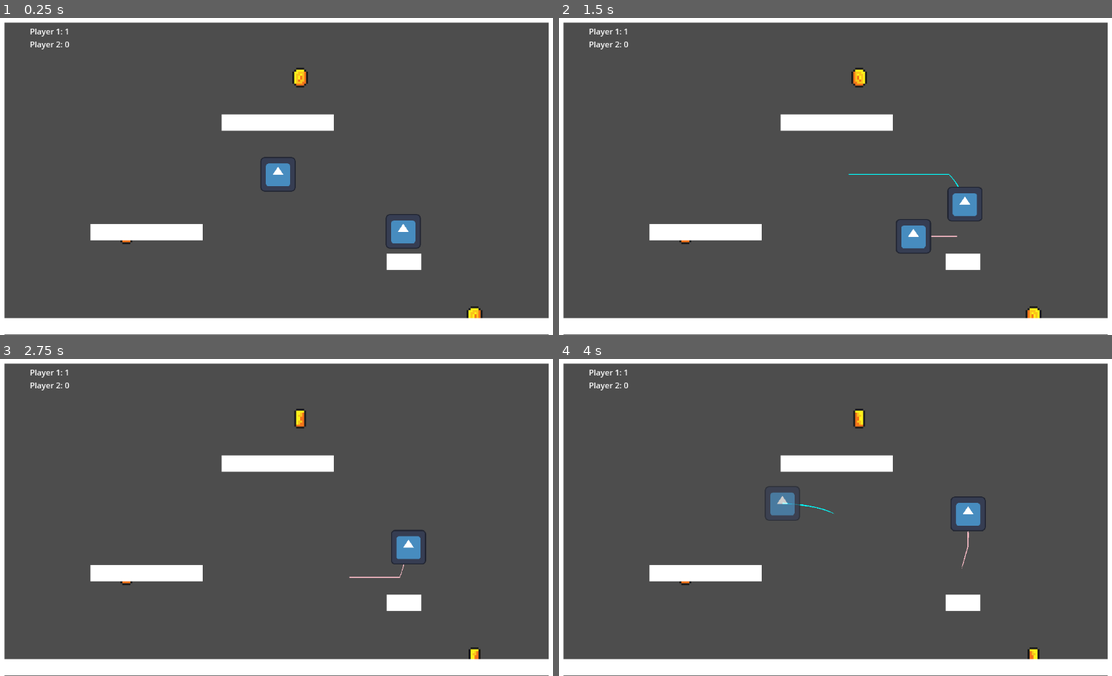
Above: before the commit, frames 1-4 (two rows, left to right).
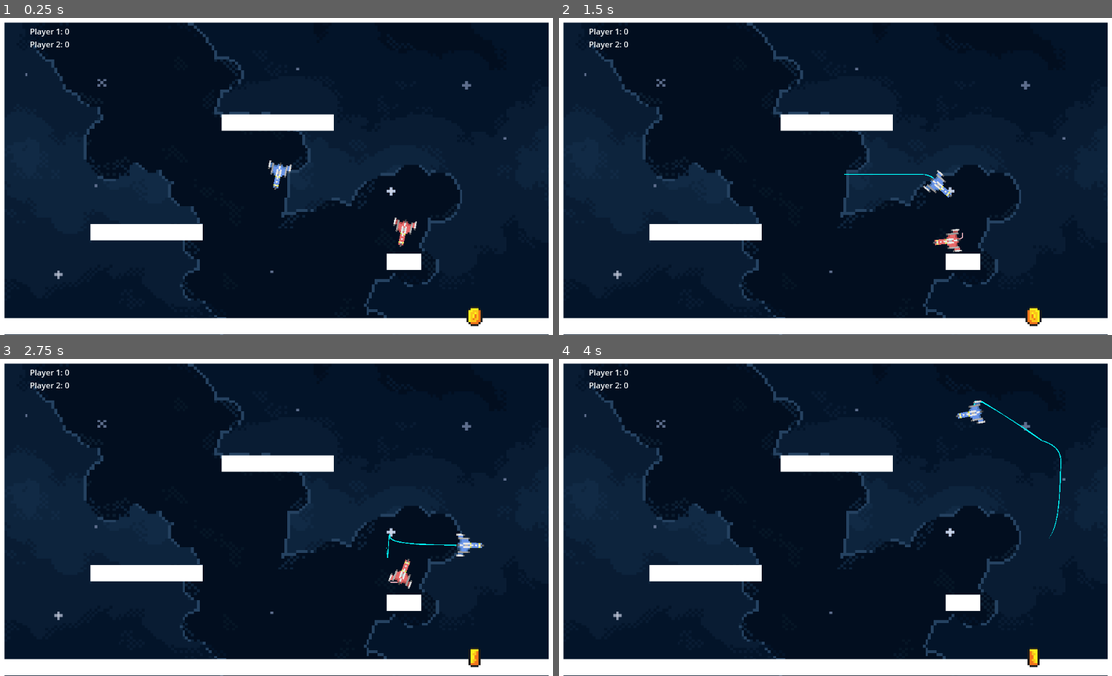
Above: after the commit, the same moments.

Repository: reniby/catfight
Game: Godot game, scene res://scenes/catfight.tscn
The game is run twice, just before and just after one commit, with the same random seed, the same clock (stepped at 60 frames per second) and the same inputs. The engine's default icon, where the game draws it, is replaced by a stand-in: a white triangle on a blue panel in a dark square.
Inputs:
- Up to frame 1 (0.25 s): no input
- Up to frame 2 (1.5 s): hold Right (right_p1) 0.53-1.28 s; tap S (down_p2) at 0.6 s; tap A (left_p2) at 0.8, 1.35 s; hold Down (down_p1) from 1.28 s (still down)
- Up to frame 3 (2.75 s): tap D (right_p2) at 1.55, 2.1 s; release Down (down_p1) at 2.03 s; hold Right (right_p1) from 2.03 s (still down); tap W (up_p2) at 2.3 s
- Up to frame 4 (4 s): release Right (right_p1) at 2.78 s; hold Up (up_p1) 2.78-3.53 s; tap W (up_p2) at 2.85 s; tap Shift (dash_p1, bound only after the commit) at 3.05, 3.6 s; hold Left (left_p1) from 3.53 s (still down); tap Space (dash_p2, bound only after the commit) at 3.8 s

The runs differ from the first frame. In frame 1, 90% of the frame differs, in the area x 0-100%, y 1-100%; in frame 2, 90%; in frame 3, 90%; in frame 4, 90%.

Commit message:
sprites, dash, bounce

Diff:
--- a/project.godot
+++ b/project.godot
@@ -57,6 +57,16 @@
 "events": [Object(InputEventKey,"resource_local_to_scene":false,"resource_name":"","device":-1,"window_id":0,"alt_press …(195 unchanged characters)…
 ]
 }
+dash_p1={
+"deadzone": 0.5,
+"events": [Object(InputEventKey,"resource_local_to_scene":false,"resource_name":"","device":-1,"window_id":0,"alt_pressed":false,"shift_pressed":false,"ctrl_pressed":false,"meta_pressed":false,"pressed":false,"keycode":0,"physical_keycode":4194325,"key_label":0,"unicode":0,"location":0,"echo":false,"script":null)
+]
+}
+dash_p2={
+"deadzone": 0.5,
+"events": [Object(InputEventKey,"resource_local_to_scene":false,"resource_name":"","device":-1,"window_id":0,"alt_pressed":false,"shift_pressed":false,"ctrl_pressed":false,"meta_pressed":false,"pressed":false,"keycode":0,"physical_keycode":32,"key_label":0,"unicode":32,"location":0,"echo":false,"script":null)
+]
+}
 
 [rendering]
 
--- a/scenes/catfight.tscn
+++ b/scenes/catfight.tscn
@@ -1,25 +1,28 @@
-[gd_scene load_steps=6 format=3 uid="uid://bnycs8o7hatbv"]
+[gd_scene load_steps=7 format=3 uid="uid://bnycs8o7hatbv"]
 
 [ext_resource type="PackedScene" uid="uid://dicljeul2qf12" path="res://scenes/platform.tscn" id="1_ffnek"]
 [ext_resource type="Script" path="res://scripts/catfight.gd" id="1_rkgal"]
 [ext_resource type="PackedScene" uid="uid://dsxn5ou3e4h0t" path="res://scenes/player.tscn" id="1_whaxt"]
 [ext_resource type="Script" path="res://scripts/score.gd" id="4_tttqi"]
 [ext_resource type="PackedScene" uid="uid://cowem0i0pp2jf" path="res://scenes/coin.tscn" id="5_onvbn"]
+[ext_resource type="Texture2D" uid="uid://bjev2dtdustk6" path="res://space_art/Cosmic Background Outer Space.png" id="6_08qxj"]
 
 [node name="Catfight" type="Node2D"]
 script = ExtResource("1_rkgal")
 
+[node name="CosmicBackgroundOuterSpace" type="Sprite2D" parent="."]
+position = Vector2(-5.00001, -13)
+scale = Vector2(1.50349, 1.43464)
+texture = ExtResource("6_08qxj")
+
 [node name="Player" parent="." instance=ExtResource("1_whaxt")]
 position = Vector2(-6.10352e-05, 1.90735e-06)
 scale = Vector2(3.5, 3.5)
-player = 1
-color = "cyan"
 
 [node name="Player2" parent="." instance=ExtResource("1_whaxt")]
 position = Vector2(252, 115)
 scale = Vector2(3.5, 3.5)
-player = 2
-color = "pink"
+player = 1
 
 [node name="platforms" type="Node" parent="."]
 
@@ -53,15 +56,13 @@
 
 [node name="Camera2D" type="Camera2D" parent="."]
 
-[node name="Label" type="Label" parent="."]
+[node name="Score" type="Label" parent="."]
 offset_left = -500.0
 offset_top = -300.0
 offset_right = -460.0
 offset_bottom = -277.0
 script = ExtResource("4_tttqi")
 
-[node name="Coin2" parent="." instance=ExtResource("5_onvbn")]
+[node name="Coins" type="Node" parent="."]
 
-[node name="Coin3" parent="." instance=ExtResource("5_onvbn")]
-
-[node name="Coin" parent="." instance=ExtResource("5_onvbn")]
+[node name="Coin" parent="Coins" instance=ExtResource("5_onvbn")]
--- a/scenes/player.tscn
+++ b/scenes/player.tscn
@@ -1,10 +1,38 @@
-[gd_scene load_steps=5 format=3 uid="uid://dsxn5ou3e4h0t"]
+[gd_scene load_steps=8 format=3 uid="uid://dsxn5ou3e4h0t"]
 
 [ext_resource type="Script" path="res://scripts/player.gd" id="1_0pet2"]
-[ext_resource type="Texture2D" uid="uid://wmq22d4jtmld" path="res://icon.svg" id="1_ttfpu"]
+[ext_resource type="Texture2D" uid="uid://cd3jnc3q1k4d0" path="res://space_art/2D Spaceship Sprites.png" id="3_73y64"]
 [ext_resource type="PackedScene" uid="uid://dx3230llssqwf" path="res://scenes/trail.tscn" id="5_mmvgc"]
 
 [sub_resource type="RectangleShape2D" id="RectangleShape2D_3sflt"]
+size = Vector2(12, 14)
+
+[sub_resource type="AtlasTexture" id="AtlasTexture_eokdc"]
+atlas = ExtResource("3_73y64")
+region = Rect2(0, 20, 17, 20)
+
+[sub_resource type="AtlasTexture" id="AtlasTexture_npe43"]
+atlas = ExtResource("3_73y64")
+region = Rect2(0, 0, 17, 20)
+
+[sub_resource type="SpriteFrames" id="SpriteFrames_tt4e7"]
+animations = [{
+"frames": [{
+"duration": 1.0,
+"texture": SubResource("AtlasTexture_eokdc")
+}],
+"loop": true,
+"name": &"blue_idle",
+"speed": 5.0
+}, {
+"frames": [{
+"duration": 1.0,
+"texture": SubResource("AtlasTexture_npe43")
+}],
+"loop": true,
+"name": &"red_idle",
+"speed": 5.0
+}]
 
 [node name="CharacterBody2D" type="CharacterBody2D"]
 collision_layer = 6
@@ -12,24 +40,28 @@
 script = ExtResource("1_0pet2")
 
 [node name="CollisionShape2D" type="CollisionShape2D" parent="."]
+position = Vector2(0, -1)
 shape = SubResource("RectangleShape2D_3sflt")
-
-[node name="Icon" type="Sprite2D" parent="."]
-position = Vector2(-0.125, -2.38419e-07)
-scale = Vector2(0.158203, 0.15625)
-texture = ExtResource("1_ttfpu")
 
 [node name="Trail" parent="." instance=ExtResource("5_mmvgc")]
 position = Vector2(-77.5602, -0.511909)
 points = PackedVector2Array(77.5602, 1.51191)
 
-[node name="DeathTimer" type="Timer" parent="."]
+[node name="Anim" type="AnimatedSprite2D" parent="."]
+sprite_frames = SubResource("SpriteFrames_tt4e7")
+animation = &"red_idle"
+
+[node name="Timer" type="Node" parent="."]
+
+[node name="DeathTimer" type="Timer" parent="Timer"]
 wait_time = 2.0
 one_shot = true
 
-[node name="ITimer" type="Timer" parent="."]
+[node name="ITimer" type="Timer" parent="Timer"]
 wait_time = 2.0
 one_shot = true
 
-[connection signal="timeout" from="DeathTimer" to="." method="_on_death_timer_timeout"]
-[connection signal="timeout" from="ITimer" to="." method="_on_i_timer_timeout"]
+[node name="DashTimer" type="Timer" parent="Timer"]
+
+[connection signal="timeout" from="Timer/DeathTimer" to="." method="_on_death_timer_timeout"]
+[connection signal="timeout" from="Timer/ITimer" to="." method="_on_i_timer_timeout"]
--- a/scenes/tail.tscn
+++ /dev/null
@@ -1,11 +0,0 @@
-[gd_scene load_steps=3 format=3 uid="uid://btbfqgqnok8er"]
-
-[ext_resource type="Script" uid="uid://bn7gucdmf6kpv" path="res://scripts/tail.gd" id="1_8qncb"]
-[ext_resource type="PackedScene" uid="uid://sr5kfhl6c7yb" path="res://scenes/tail_part.tscn" id="2_np67f"]
-
-[node name="tail" type="Node2D"]
-script = ExtResource("1_8qncb")
-
-[node name="PinJoint2D" type="PinJoint2D" parent="."]
-
-[node name="TailPart" parent="." instance=ExtResource("2_np67f")]
--- a/scenes/tail_part.tscn
+++ /dev/null
@@ -1,22 +0,0 @@
-[gd_scene load_steps=3 format=3 uid="uid://sr5kfhl6c7yb"]
-
-[ext_resource type="Texture2D" uid="uid://wmq22d4jtmld" path="res://icon.svg" id="1_qfbnu"]
-
-[sub_resource type="CapsuleShape2D" id="CapsuleShape2D_4krhg"]
-radius = 57.6
-height = 120.0
-
-[node name="TailPart" type="RigidBody2D"]
-
-[node name="Sprite2D" type="Sprite2D" parent="."]
-position = Vector2(-2.38419e-07, 0)
-scale = Vector2(0.15625, 1)
-texture = ExtResource("1_qfbnu")
-
-[node name="CollisionShape2D" type="CollisionShape2D" parent="."]
-position = Vector2(-2.38419e-07, 0)
-scale = Vector2(0.15625, 1)
-shape = SubResource("CapsuleShape2D_4krhg")
-
-[node name="pivot" type="Node2D" parent="."]
-position = Vector2(2.08165e-12, 60)
--- a/scripts/player.gd
+++ b/scripts/player.gd
@@ -4,21 +4,46 @@
 const JUMP_VELOCITY = -800.0
 
 @export var player: int
-@export var color: String
-@onready var death_timer: Timer = $DeathTimer
-@onready var i_timer: Timer = $ITimer
+@onready var death_timer: Timer = $Timer/DeathTimer
+@onready var i_timer: Timer = $Timer/ITimer
 @onready var camera = $"../Camera2D"
-@onready var collision: CollisionShape2D = $CollisionShape2D
 @onready var score: int = 0
+@onready var anim: AnimatedSprite2D = $Anim
 
 var trail
+var x_facing = 0
+var y_facing = 0
+var character_skin = [{
+	"color": "cyan",
+	"anim": "blue_idle"
+},
+{
+	"color": "pink",
+	"anim": "red_idle"
+}]
+var character_input = [{
+	"up": "up_p1",
+	"down": "down_p1",
+	"left": "left_p1",
+	"right": "right_p1",
+	"dash": "dash_p2"
+},
+{
+	"up": "up_p2",
+	"down": "down_p2",
+	"left": "left_p2",
+	"right": "right_p2",
+	"dash": "dash_p1"
+}
+]
 
 # Get the gravity from the project settings to be synced with RigidBody nodes.
 var gravity = ProjectSettings.get_setting("physics/2d/default_gravity")
 var count = 0
 func _ready():
 	trail = get_node("Trail")
-	trail.default_color = color
+	anim.play(character_skin[player]["anim"])
+	trail.default_color = character_skin[player]["color"]
 
 func _physics_process(delta):
 	var left = camera.get_viewport_rect().size.x/2 * -1
@@ -35,31 +60,12 @@
 	elif position.x < left - 10:
 		position.x = right
 
-	if player == 1:
-		var y_direction = Input.get_axis("up_p1", "down_p1")
-		var x_direction = Input.get_axis("left_p1", "right_p1")
-		if y_direction:
-			velocity.y = y_direction * SPEED
-		else:
-			velocity.y = lerp(velocity.y,0.0,0.1)#move_toward(velocity.y, 0, SPEED)
-		if x_direction:
-			velocity.x = x_direction * SPEED
-		else:
-			velocity.x = lerp(velocity.x,0.0,0.1)#move_toward(velocity.x, 0, SPEED)
-	if player == 2:
-		var y_direction = Input.get_axis("up_p2", "down_p2")
-		var x_direction = Input.get_axis("left_p2", "right_p2")
-		if y_direction:
-			velocity.y = y_direction * SPEED
-		else:
-			velocity.y = lerp(velocity.y,0.0,0.1)#move_toward(velocity.y, 0, SPEED)
-		if x_direction:
-			velocity.x = x_direction * SPEED
-		else:
-			velocity.x = lerp(velocity.x,0.0,0.1)
-			#move_toward(velocity.x, 0, SPEED)
+	player_controller(delta)
 
 	move_and_slide()
+	if get_last_slide_collision() != null and get_last_slide_collision().get_collider() is CharacterBody2D:
+		var collision = get_last_slide_collision()
+		velocity = Vector2(cos(get_angle_to(collision.get_position()) - 3*PI/4), sin(get_angle_to(collision.get_position()) - 3*PI/4)).normalized() * SPEED * 2
 
 func death():
 	visible = false
@@ -78,8 +84,23 @@
 	i_timer.start()
 	var tween = get_tree().create_tween()
 	for i in range(4):
-		tween.tween_property($Icon, "modulate:a", 0.4, 0.25)
-		tween.tween_property($Icon, "modulate:a", 1, 0.25)
+		tween.tween_property(anim, "modulate:a", 0.4, 0.25)
+		tween.tween_property(anim, "modulate:a", 1, 0.25)
 
 func _on_i_timer_timeout() -> void:
 	set_collision_layer_value(2, true)
+
+func player_controller(delta):
+	var y_direction = Input.get_axis(character_input[player]["up"], character_input[player]["down"])
+	var x_direction = Input.get_axis(character_input[player]["left"], character_input[player]["right"])
+	if y_direction:
+		velocity.y = lerp(velocity.y, y_direction * SPEED, 5*delta)
+	else:
+		velocity.y = lerp(velocity.y, 0.0, 5 * delta)
+	if x_direction:
+		velocity.x = lerp(velocity.x, x_direction * SPEED, 5*delta)
+	else:
+		velocity.x = lerp(velocity.x, 0.0, 5 * delta)
+	if Input.is_action_just_pressed(character_input[player]["dash"]):
+		velocity = Vector2(cos(anim.rotation - PI/2), sin(anim.rotation - PI/2)).normalized() * SPEED * 5
+	anim.rotation = lerp_angle(anim.rotation, atan2(velocity.x, -velocity.y), delta*10.0)
--- a/scripts/trail.gd
+++ b/scripts/trail.gd
@@ -1,6 +1,6 @@
 extends Line2D
 
-@export var length = 100
+@export var length = 68
 @onready var body = $Area2D
 @onready var shapes = []
 var point = Vector2()
Binary file added: space_art/2D Spaceship Sprites.png
Not shown, added: space_art/2D Spaceship Sprites.png.import
Binary file added: space_art/Cosmic Background Outer Space.png
Not shown, added: space_art/Cosmic Background Outer Space.png.import
